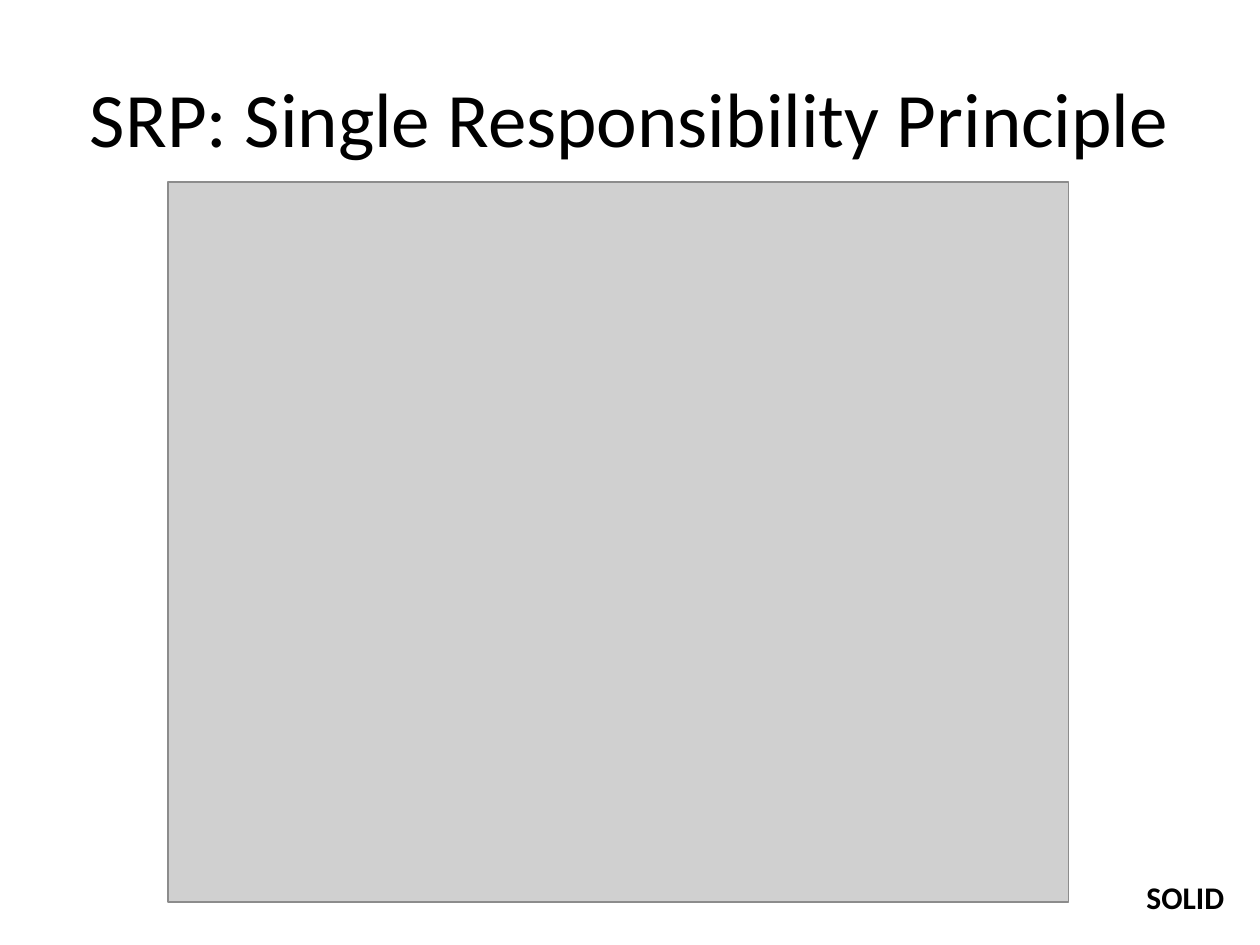
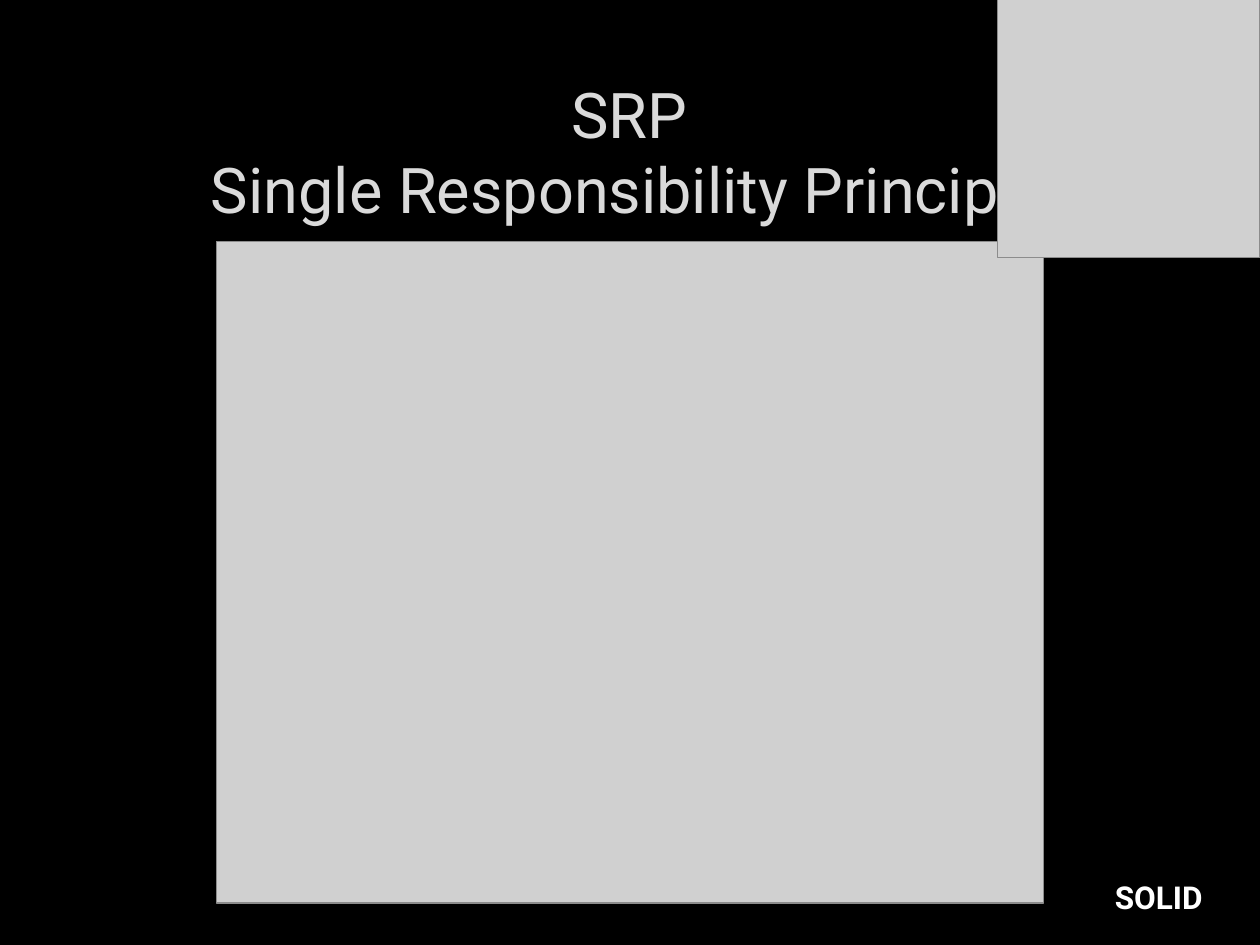
Before and after one commit to itenium-be/Talk-DesignPatterns, a slide deck: slide 11 of patterns.pptx. Drawn at 1260x945 pixels with LibreOffice and Linux fonts; fonts in the diff are those of the drawing; grey boxes stand for pictures; background and template pictures are left out. Boxes give left, top, right and bottom in pixels: in the first picture for what was removed or moved away, otherwise in the second. Text is boxed around its words. In the diff, an @@ line names an element or a change of style, - is before the commit and + after.

Commit message:
ppt: new itenium layout

```diff
--- a/patterns.pptx
+++ b/patterns.pptx
@@ background #FFFFFF to picture (left out) @@
@@ picture added at (998,0,1260,257) @@
@@ title at (211,92,1047,229): text changed; size 44 to 36 pt; font Calibri to Roboto; text colour #000000 to #DADADA @@
-SRP: Single Responsibility Principle
+SRP
+Single Responsibility Principle
@@ picture: place and size @@
-picture at (168,181,1068,902)
+picture at (217,242,1043,903)
@@ text "SOLID": place and size @@
-text "SOLID" at (1146,888,1224,910)
+text "SOLID" at (1115,886,1203,910)
@@ text "SOLID" at (1115,886,1203,910): font Calibri to Roboto, text colour #000000 to #FFFFFF @@
```
Also in this commit, not shown: 41 other slides changed.
